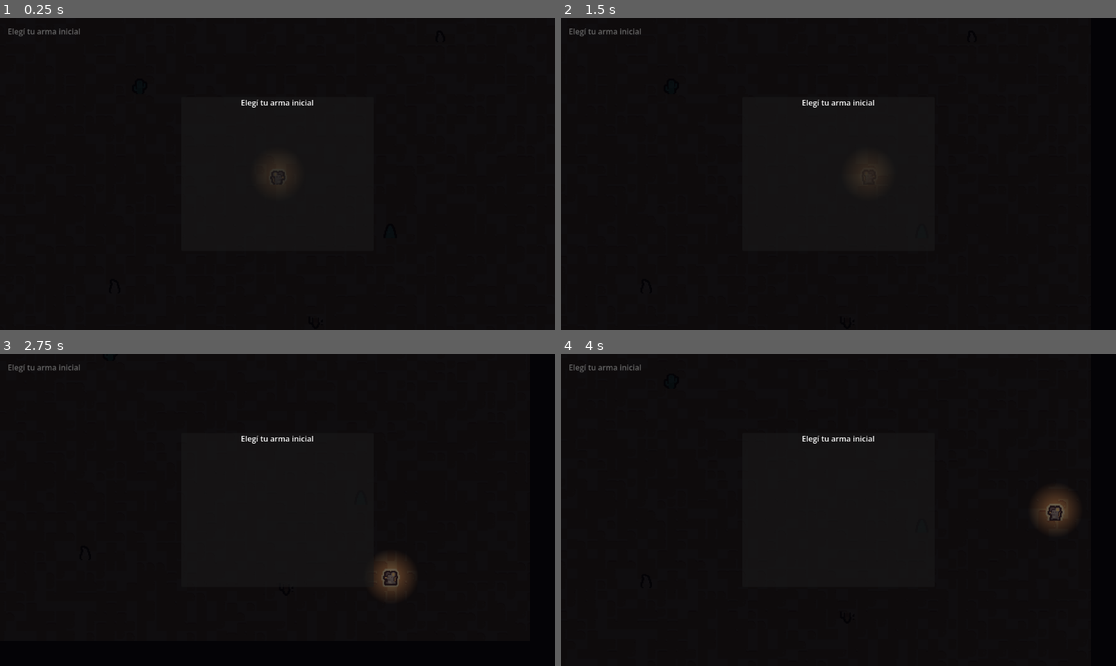
Above: before the commit, frames 1-4 (two rows, left to right).
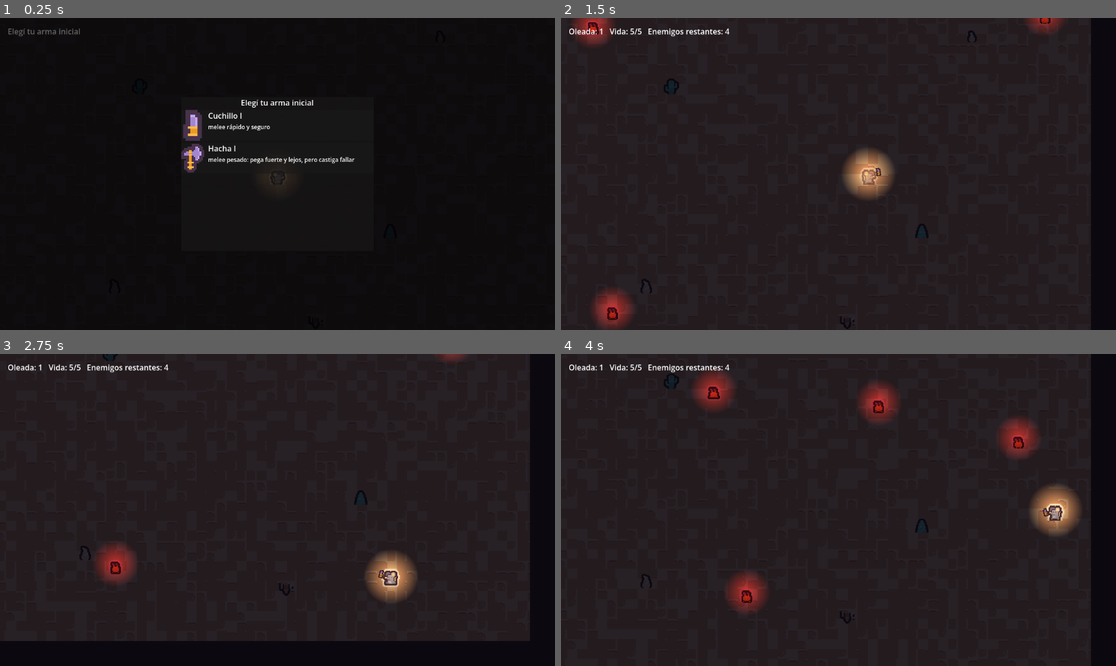
Above: after the commit, the same moments.

Repository: ksanch3x/Justiciero
Game: Godot game, scene res://scenes/Main.tscn
The game is run twice, just before and just after one commit, with the same random seed, the same clock (stepped at 60 frames per second) and the same inputs.
Inputs (mouse positions are in pixels of both pictures, inside the frame that each line leads up to):
- Up to frame 1 (0.25 s): no input
- Up to frame 2 (1.5 s): click (838, 124) at 0.52 s; tap Enter at 1.25 s; move the mouse to (960, 158) at 1.27 s; press the mouse at (960, 158) at 1.28 s; hold D (move_right) from 1.28 s (still down); tap Space (dash) at 1.35 s
- Up to frame 3 (2.75 s): move the mouse to (166, 525) at 2.02 s; release D (move_right) at 2.03 s; release the mouse at (166, 525) at 2.03 s; hold S (move_down) from 2.03 s (still down); click (166, 525) at 2.1 s; tap Space (dash) at 2.3 s
- Up to frame 4 (4 s): move the mouse to (894, 441) at 2.77 s; release S (move_down) at 2.78 s; press the mouse at (894, 441) at 2.78 s; hold D (move_right) 2.78-3.53 s; tap Space (dash) at 2.85, 3.8 s; move the mouse to (810, 572) at 3.52 s; release the mouse at (810, 572) at 3.53 s; hold W (move_up) from 3.53 s (still down); click (810, 572) at 3.6 s

The runs differ from the first frame. In frame 1, 1.0% of the frame differs, in the area x 32-64%, y 29-50%; in frame 2, 3.8%; in frame 3, 3.0%; in frame 4, 5.9%, in the area x 1-94%, y 3-85%.
Error before the commit: Parse Error: Cannot infer the type of "prev_owned" variable because the value doesn't have a set type. (res://scripts/WeaponData.gd:216)

Commit message:
Fix GDScript type-inference errors on ternary/boolean := declarations
Same class of bug as the earlier Main._update_hud fix: GDScript's static
analyzer can fail to infer the type of a := declaration when the right side
is a ternary or a boolean expression mixed with method calls. Fixed in
WeaponData.milestone_choices() (the one that actually errored) and 3 more
instances found by grep across Player.gd/Main.gd with the same risky shape.
Documented as cuidado técnico #8 in STATUS.md.

Diff:
--- a/prototypes/combat-topdown/scripts/Main.gd
+++ b/prototypes/combat-topdown/scripts/Main.gd
@@ -81,7 +81,7 @@
 		return enemy_scene
 
 	var grunt_weight := 70
-	var runner_weight := 30 if runner_enabled else 0
+	var runner_weight: int = 30 if runner_enabled else 0
 	var spitter_weight := 0
 	if spitter_enabled:
 		if wave_number >= 5:
@@ -136,7 +136,7 @@
 		_player.health = min(_player.max_health, _player.health + 1)
 		_player.health_changed.emit(_player.health, _player.max_health)
 	_choosing_upgrade = true
-	var mode := "milestone" if wave_number % MILESTONE_EVERY == 0 else "upgrade"
+	var mode: String = "milestone" if wave_number % MILESTONE_EVERY == 0 else "upgrade"
 	_upgrade_ui.show_choices(_player, mode)
 
 func _on_upgrade_chosen() -> void:
--- a/prototypes/combat-topdown/scripts/Player.gd
+++ b/prototypes/combat-topdown/scripts/Player.gd
@@ -169,7 +169,7 @@
 	# Guarda #3 contra weapon_id == "" (ver comentario en la declaración de
 	# weapon_id): sin arma elegida el bloque de disparo ni siquiera corre, así
 	# que fire_cooldown nunca se recarga con un valor degenerado.
-	var shoot_allowed := weapon_id != "" and (not is_dashing or can_shoot_while_dashing)
+	var shoot_allowed: bool = weapon_id != "" and (not is_dashing or can_shoot_while_dashing)
 	if shoot_allowed and Input.is_action_pressed("shoot") and fire_cooldown <= 0.0:
 		_shoot()
 		fire_cooldown = _get_effective_fire_rate()
--- a/prototypes/combat-topdown/scripts/WeaponData.gd
+++ b/prototypes/combat-topdown/scripts/WeaponData.gd
@@ -133,7 +133,7 @@
 
 ## Nombre + nivel en números romanos simples (solo hay 2 niveles).
 static func display_name(id: String, level: int) -> String:
-	var roman := "I" if level <= 1 else "II"
+	var roman: String = "I" if level <= 1 else "II"
 	return "%s %s" % [weapon_name(id), roman]
 
 static func description(id: String) -> String:
@@ -213,7 +213,7 @@
 			var ranged_id: String = RANGED_PROGRESSION[i]
 			if player.owned_weapons.has(ranged_id):
 				continue
-			var prev_owned := i == 0 or player.owned_weapons.has(RANGED_PROGRESSION[i - 1])
+			var prev_owned: bool = (i == 0) or player.owned_weapons.has(RANGED_PROGRESSION[i - 1])
 			if prev_owned:
 				new_weapon_ids.append(ranged_id)
 				break
Not shown, changed: prototypes/combat-topdown/STATUS.md
